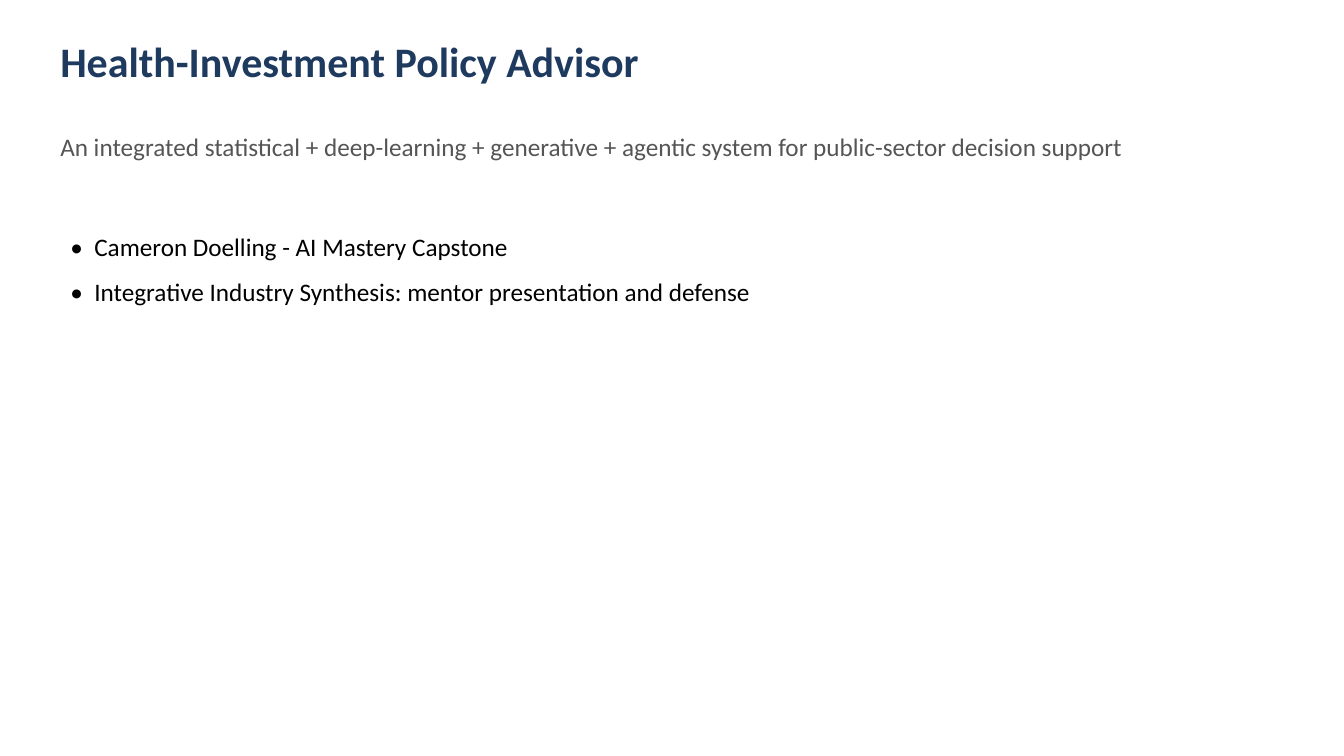
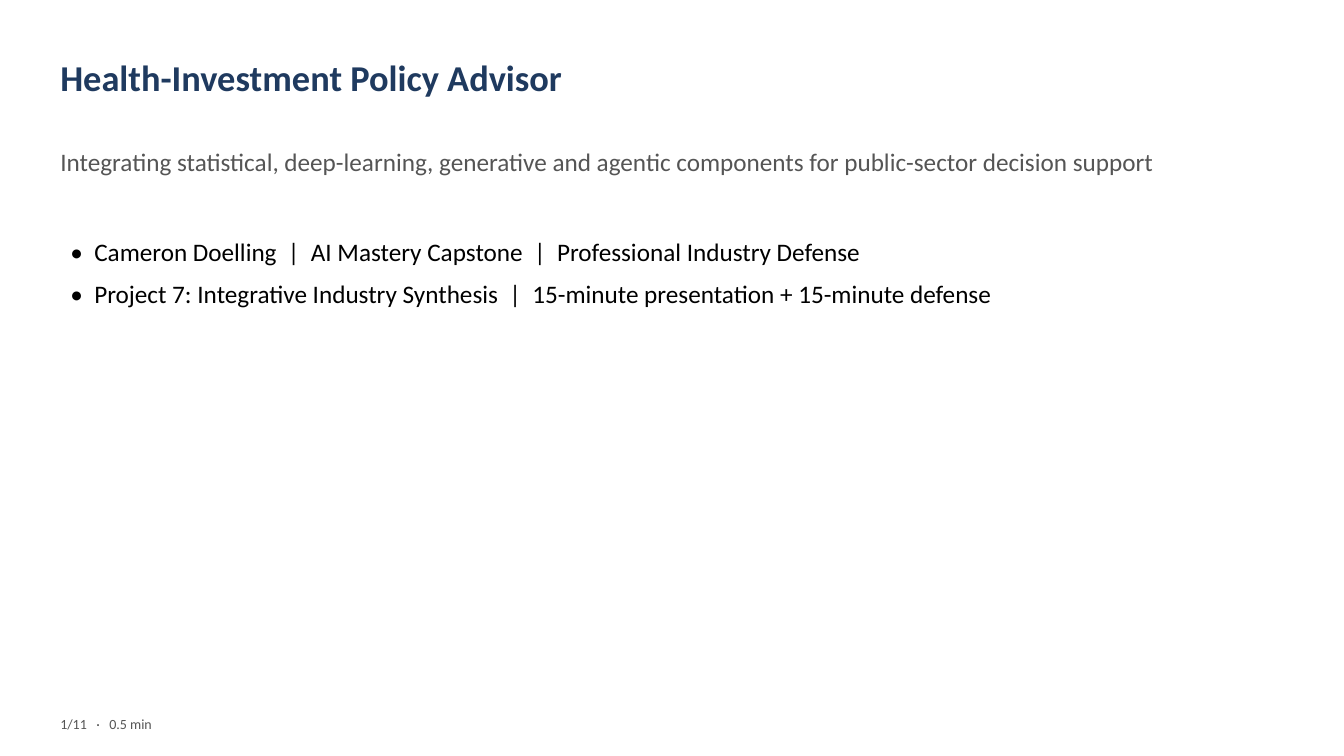
Before and after one commit to doellingcameron92/Industry-Integrated-AI-Synthesis, a slide deck: slide 1 of presentation/Mentor_Presentation.pptx. Drawn at 1344x756 pixels with LibreOffice and Linux fonts; fonts in the diff are those of the drawing. Boxes give left, top, right and bottom in pixels: in the first picture for what was removed or moved away, otherwise in the second. Text is boxed around its words. In the diff, an @@ line names an element or a change of style, - is before the commit and + after.

```diff
--- a/presentation/Mentor_Presentation.pptx
+++ b/presentation/Mentor_Presentation.pptx
@@ text "Health-Investment Policy Advisor": place and size @@
-text "Health-Investment Policy Advisor" at bbox=[60, 47, 638, 84]
+text "Health-Investment Policy Advisor" at bbox=[60, 65, 562, 97]
@@ text "Health-Investment Policy Advisor" at bbox=[60, 65, 562, 97]: size 30 to 26 pt @@
@@ text at bbox=[60, 153, 1153, 176]: text changed @@
-An integrated statistical + deep-learning + generative + agentic system for public-sector decision support
+Integrating statistical, deep-learning, generative and agentic components for public-sector decision support
@@ text at bbox=[94, 243, 991, 308]: text changed @@
-• Cameron Doelling - AI Mastery Capstone
-• Integrative Industry Synthesis: mentor presentation and defense
+• Cameron Doelling | AI Mastery Capstone | Professional Industry Defense
+• Project 7: Integrative Industry Synthesis | 15-minute presentation + 15-minute defense
@@ text added at bbox=[60, 719, 152, 730], 10 pt, text #555555 @@
+1/11 · 0.5 min
```
Also in this commit, not shown: 3 other slides changed, 11 slides added, 9 slides removed, 4 other files.
